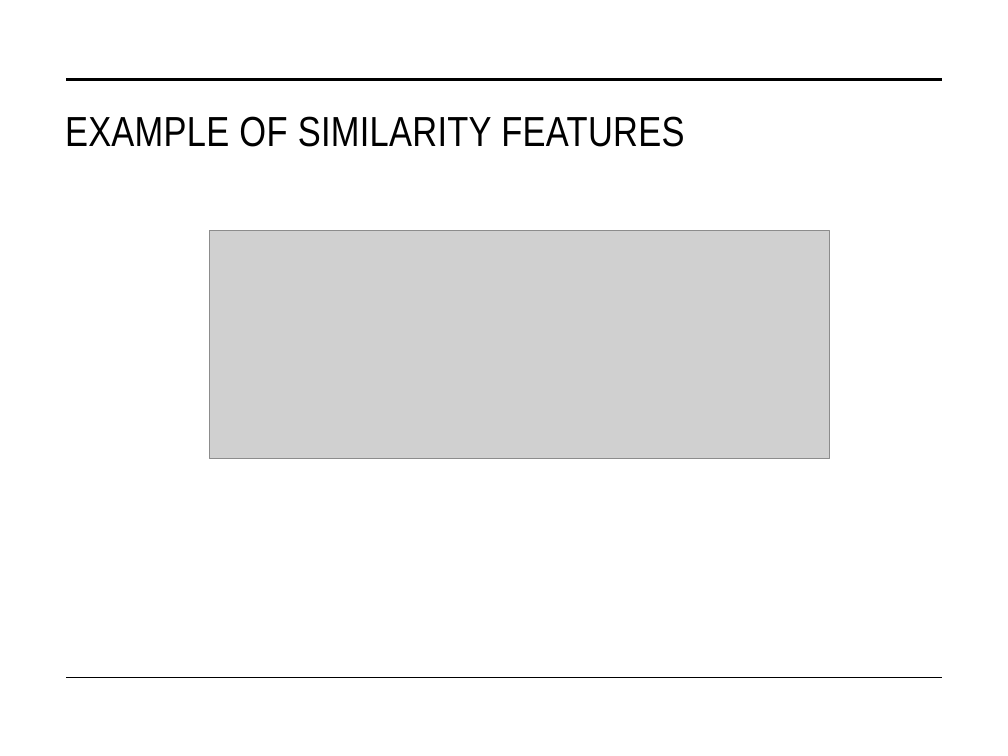
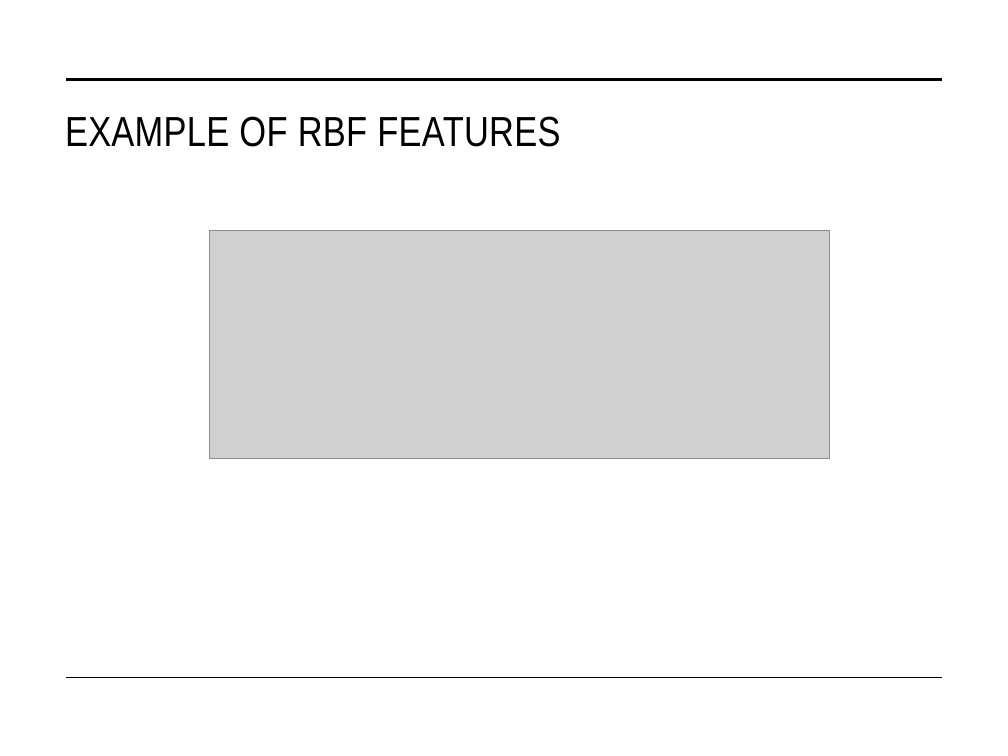
Before and after one commit to STAT-486-Fall-2026/course-content, a slide deck: slide 44 of slides/12-svm.pptx (slide 45 before the commit). Drawn at 1008x756 pixels with LibreOffice and Linux fonts; fonts in the diff are those of the drawing; grey boxes stand for pictures. Boxes give left, top, right and bottom in pixels: in the first picture for what was removed or moved away, otherwise in the second. Text is boxed around its words. In the diff, an @@ line names an element or a change of style, - is before the commit and + after.

```diff
--- a/slides/12-svm.pptx
+++ b/slides/12-svm.pptx
@@ title at bbox=[65, 116, 560, 147]: text changed @@
-EXAMPLE OF SIMILARITY FEATURES
+EXAMPLE OF RBF FEATURES
```
Also in this commit, not shown: 8 other slides changed, 2 slides removed, 1 other file.
